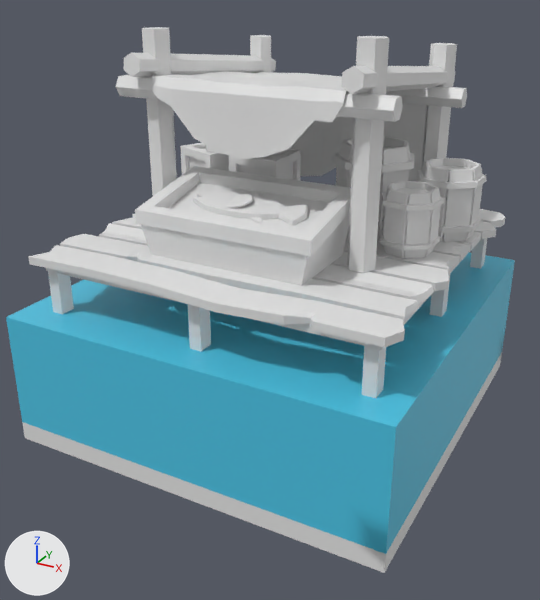
Before and after pictures for a commit that changed the FBX model New Unity Project/Assets/Models/Port/PortShop1.fbx.
Both versions are drawn from a 50 mm lens placed at (1.72, -3.28, 1.24), pointed at (0.0, -0.16, -0.32). Every picture has the same lights, and +X, +Y and +Z are marked at lower left. Vertices at the same position are counted once.

The first picture shows 'PortShop1'.
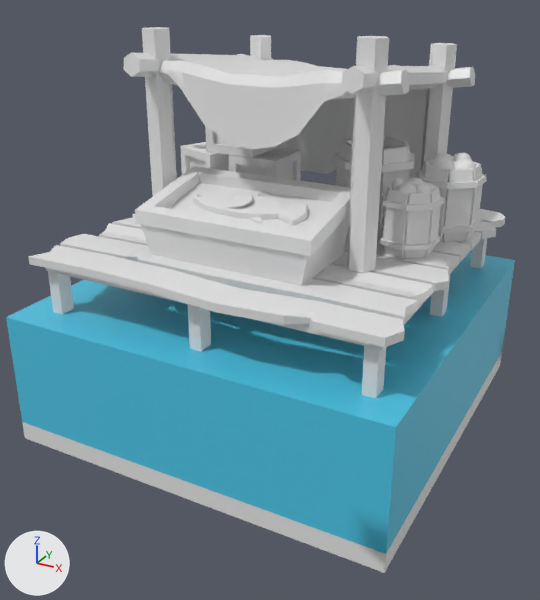
Boxes [x1, y1, x2, y2] around the edits, measured in the pictures (540 x 600 px):
part 1 of me_cube_052, built on: before [116, 71, 467, 182]; after [158, 54, 476, 193]

The change in detail:
me_cube_052 is used by ob_portshop1; location (0.0, 0.0, 0.0).
me_cube_052 had 2077 vertices, 1952 faces and spanned x -1.0..1.0, y -1.0..1.0, z -1.0..1.0.
me_cube_052 now has 3059 vertices, 2916 faces and spans x -1.0..1.0, y -1.0..1.0, z -1.0..1.0.
me_cube_052 part 1: 251 vertices moved from x -0.69..0.7, y -0.43..0.72, z 0.06..0.8 to x -0.71..0.72, y -0.34..0.81, z 0.07..0.88; 982 vertices added at x -0.34..0.86, y -0.33..0.78, z 0.22..0.83.
